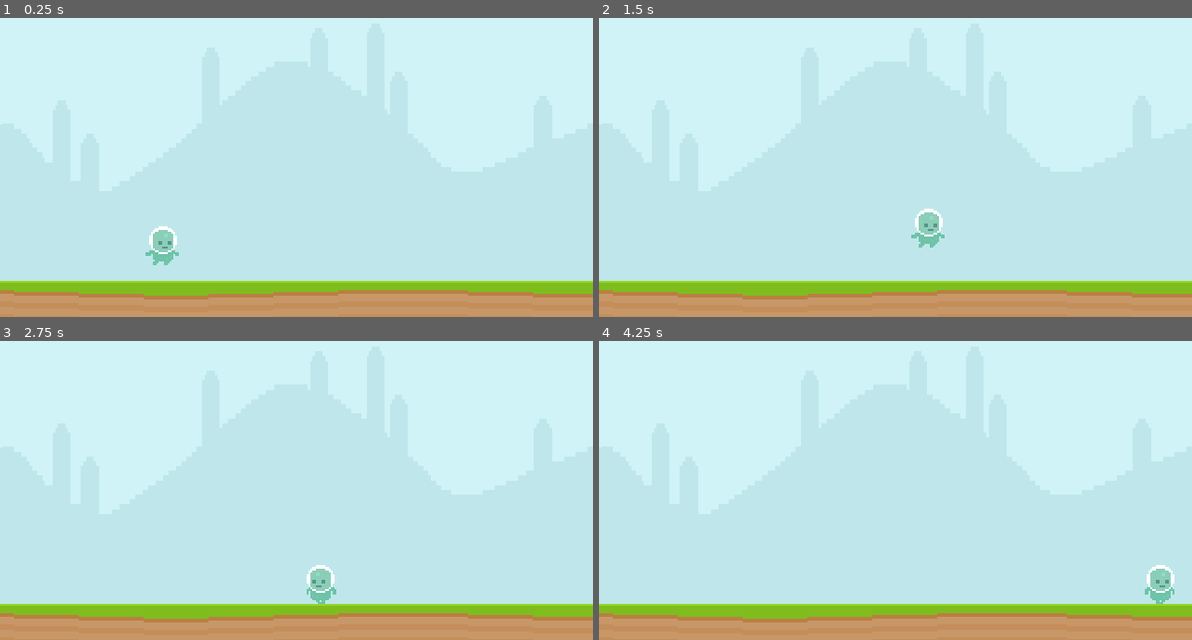
Above: before the commit, frames 1-4 (two rows, left to right).
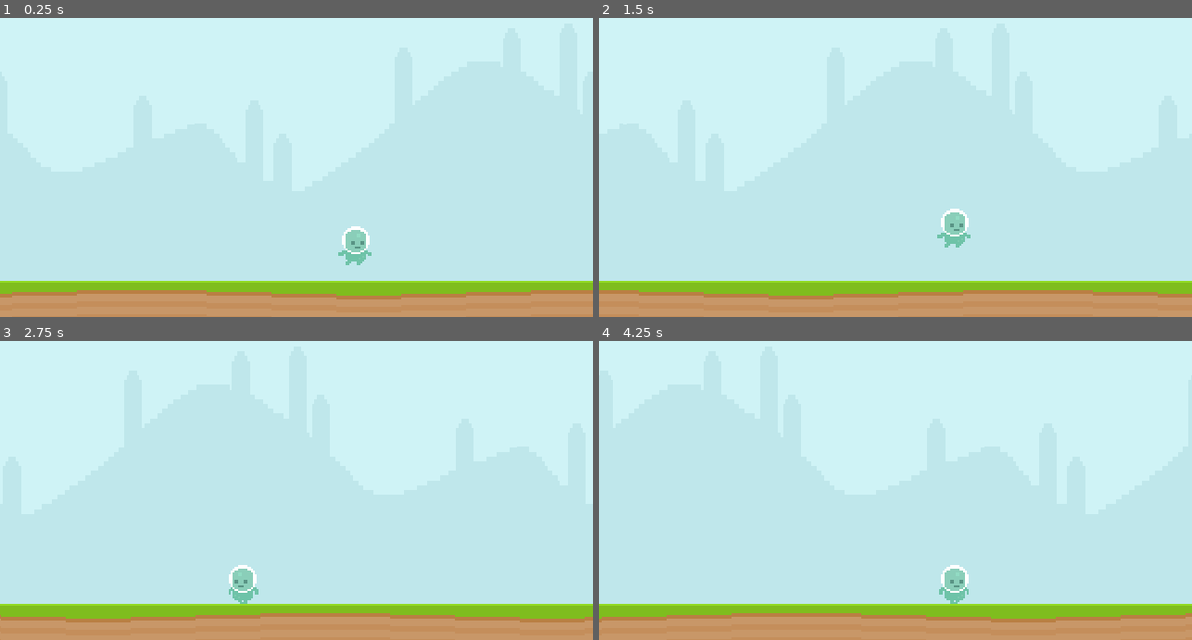
Above: after the commit, the same moments.

Repository: ludover-workshop/example-project-2022
Game: Godot game, scene res://levels/playground/Playground.tscn
Same seed, same stepped clock (60 frames per second), same inputs: the game is played once before the commit and once after it.
Inputs:
- Up to frame 1 (0.25 s): no input
- Up to frame 2 (1.5 s): hold Right (walk_right) from 0.53 s (still down); tap Space (jump) at 0.77 s
- Up to frame 3 (2.75 s): tap Space (jump) at 1.52 s; release Right (walk_right) at 2.03 s; hold Left (walk_left) from 2.03 s (still down)
- Up to frame 4 (4.25 s): release Left (walk_left) at 2.78 s; hold Right (walk_right) from 2.78 s (still down); tap Space (jump) at 3.02, 3.77 s

The runs differ from the first frame. In frame 1, 2.8% of the frame differs, in the area x 0-100%, y 69-95%; in frame 2, 1.4%; in frame 3, 2.2%; in frame 4, 2.8%.

Commit message:
Add camera and fix walking animation

Diff:
--- /dev/null
+++ b/camera/Camera.gd
@@ -0,0 +1,9 @@
+extends Camera2D
+
+var player
+
+func _ready():
+	player = get_tree().get_nodes_in_group("Player")[0]
+
+func _process(_delta):
+	global_position.x = player.global_position.x
--- /dev/null
+++ b/camera/Camera.tscn
@@ -0,0 +1,9 @@
+[gd_scene load_steps=2 format=2]
+
+[ext_resource path="res://camera/Camera.gd" type="Script" id=1]
+
+[node name="Camera2D" type="Camera2D"]
+offset = Vector2( 0, 90 )
+current = true
+drag_margin_h_enabled = true
+script = ExtResource( 1 )
--- a/levels/playground/Playground.tscn
+++ b/levels/playground/Playground.tscn
@@ -1,20 +1,26 @@
-[gd_scene load_steps=5 format=2]
+[gd_scene load_steps=6 format=2]
 
 [ext_resource path="res://levels/playground/assets/platform.png" type="Texture" id=1]
 [ext_resource path="res://player/Player.tscn" type="PackedScene" id=2]
 [ext_resource path="res://levels/playground/assets/background.png" type="Texture" id=3]
+[ext_resource path="res://camera/Camera.tscn" type="PackedScene" id=4]
 
 [sub_resource type="RectangleShape2D" id=1]
 extents = Vector2( 11, 11 )
 
 [node name="Playground" type="Node2D"]
 
-[node name="Background" type="Sprite" parent="."]
+[node name="ParallaxBackground" type="ParallaxBackground" parent="."]
+
+[node name="ParallaxLayer" type="ParallaxLayer" parent="ParallaxBackground"]
+motion_mirroring = Vector2( 320, 0 )
+
+[node name="Background" type="Sprite" parent="ParallaxBackground/ParallaxLayer"]
 position = Vector2( 159.625, 79.625 )
 scale = Vector2( 1.38853, 2.58333 )
 texture = ExtResource( 3 )
 
-[node name="Player" parent="." instance=ExtResource( 2 )]
+[node name="Player" parent="." groups=["Player"] instance=ExtResource( 2 )]
 position = Vector2( 88, 125 )
 
 [node name="StaticBody2D" type="StaticBody2D" parent="."]
@@ -27,3 +33,5 @@
 
 [node name="CollisionShape2D" type="CollisionShape2D" parent="StaticBody2D"]
 shape = SubResource( 1 )
+
+[node name="Camera2D" parent="." instance=ExtResource( 4 )]
--- a/player/Player.gd
+++ b/player/Player.gd
@@ -24,7 +24,7 @@
 	else:
 		velocity.x = lerp(velocity.x, 0, friction)
 
-	if velocity.x == 0:
+	if abs(velocity.x) < 30:
 		$AnimatedSprite.animation = "idle"
 	else:
 		$AnimatedSprite.animation = "walk"
